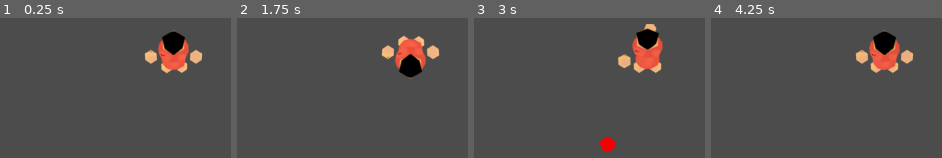
Above: before the commit, frames 1-4 (left to right).
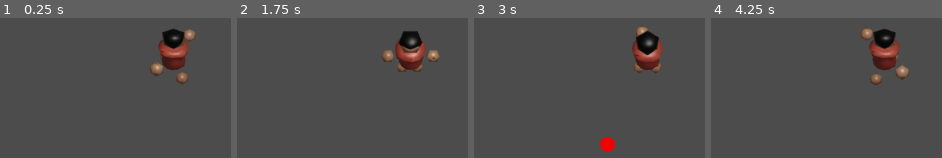
Above: after the commit, the same moments.

Repository: lewyche/Fish-Market-Simulator-2D
Game: Godot game, scene res://Nodes/Player.tscn
Same seed, same stepped clock (60 frames per second), same inputs: the game is played once before the commit and once after it. This scene is started directly instead of the project's main scene.
Inputs (mouse positions are in pixels of both pictures, inside the frame that each line leads up to):
- Up to frame 1 (0.25 s): no input
- Up to frame 2 (1.75 s): tap Enter at 0.5 s; move the mouse to (454, 53) at 0.52 s; hold W (Up) 0.53-1.28 s; right-click (454, 53) at 0.6 s; click (454, 53) at 0.8 s; tap Space at 1.25 s; move the mouse to (250, 76) at 1.27 s; hold S (Down) from 1.28 s (still down); click (250, 76) at 1.35 s; right-click (250, 76) at 1.55 s
- Up to frame 3 (3 s): move the mouse to (668, 46) at 2.02 s; release S (Down) at 2.03 s; hold W (Up) from 2.03 s (still down); right-click (668, 46) at 2.1 s; click (668, 46) at 2.3 s; tap Enter at 2.75 s; move the mouse to (607, 144) at 2.77 s; click (607, 144) at 2.85 s
- Up to frame 4 (4.25 s): keep holding W (Up); right-click (844, 144) at 3.05 s; move the mouse to (outside the picture) at 3.52 s; tap P (open_market) at 3.6 s; click (outside the picture) at 3.8 s

The runs differ from the first frame. In frame 1, 4.6% of the frame differs, in the area x 62-88%, y 7-48%; in frame 2, 4.6%; in frame 3, 3.7%; in frame 4, 4.7%, in the area x 62-88%, y 6-48%.

Commit message:
Complete Player Animations

Diff:
--- a/Assets/Scripts/Player.gd
+++ b/Assets/Scripts/Player.gd
@@ -42,7 +42,7 @@
 
 		if !fishing:
 
-			animation_player.play("Fishing")
+			animation_player.play(direction + "_Fish")
 			Input.set_mouse_mode(Input.MOUSE_MODE_VISIBLE)
 			fishing = true
 
@@ -67,32 +67,24 @@
 		if Input.get_action_strength("Up"):
 
 			input.y = -1
-			direction = "up"
-			$Sprite.rotation_degrees = 0
-			$Sprite.flip_v = false
+			direction = "Up"
 
 		if Input.get_action_strength("Down"):
 
 			input.y = 1
-			direction = "down"
-			$Sprite.rotation_degrees = 0
-			$Sprite.flip_v = true
+			direction = "Down"
 
 		if Input.get_action_strength("Left"):
 
 			input.y = 0
 			input.x = -1
-			direction = "left"
-			$Sprite.rotation_degrees = -90
-			$Sprite.flip_v = false
+			direction = "Left"
 
 		if Input.get_action_strength("Right"):
 
 			input.y = 0
 			input.x = 1
-			direction = "right"
-			$Sprite.rotation_degrees = 90
-			$Sprite.flip_v = false
+			direction = "Right"
 
 		input = input.normalized()
 
@@ -102,13 +94,13 @@
 
 		if velocity != Vector2.ZERO:
 
-			animation_player.play("Walk")
+			animation_player.play(direction + "_Run")
 		else:
-			animation_player.play("Idle")
+			animation_player.play(direction + "_Idle")
 
 		#PUNCH
 		######################################
 
 		if Input.is_action_just_pressed("Punch"):
 
-			animation_player.play("Punch")
+			animation_player.play(direction + "_Punch")
--- a/Nodes/Player.tscn
+++ b/Nodes/Player.tscn
@@ -16,73 +16,274 @@
 [sub_resource type="RectangleShape2D" id=1]
 extents = Vector2( 22.5, 22.3333 )
 
+[sub_resource type="Animation" id=3]
+resource_name = "Down_Fish"
+length = 0.1
+tracks/0/type = "value"
+tracks/0/path = NodePath("Sprite:frame")
+tracks/0/interp = 1
+tracks/0/loop_wrap = true
+tracks/0/imported = false
+tracks/0/enabled = true
+tracks/0/keys = {
+"times": PoolRealArray( 0 ),
+"transitions": PoolRealArray( 1 ),
+"update": 1,
+"values": [ 0 ]
+}
+
+[sub_resource type="Animation" id=4]
+resource_name = "Down_Idle"
+loop = true
+tracks/0/type = "value"
+tracks/0/path = NodePath("Sprite:frame")
+tracks/0/interp = 1
+tracks/0/loop_wrap = true
+tracks/0/imported = false
+tracks/0/enabled = true
+tracks/0/keys = {
+"times": PoolRealArray( 0, 0.4, 0.9 ),
+"transitions": PoolRealArray( 1, 1, 1 ),
+"update": 1,
+"values": [ 1, 2, 1 ]
+}
+
+[sub_resource type="Animation" id=6]
+resource_name = "Down_Punch"
+length = 0.6
+loop = true
+tracks/0/type = "value"
+tracks/0/path = NodePath("Sprite:frame")
+tracks/0/interp = 1
+tracks/0/loop_wrap = true
+tracks/0/imported = false
+tracks/0/enabled = true
+tracks/0/keys = {
+"times": PoolRealArray( 0, 0.2, 0.4 ),
+"transitions": PoolRealArray( 1, 1, 1 ),
+"update": 1,
+"values": [ 2, 3, 4 ]
+}
+
+[sub_resource type="Animation" id=5]
+resource_name = "Down_Run"
+length = 0.6
+loop = true
+tracks/0/type = "value"
+tracks/0/path = NodePath("Sprite:frame")
+tracks/0/interp = 1
+tracks/0/loop_wrap = true
+tracks/0/imported = false
+tracks/0/enabled = true
+tracks/0/keys = {
+"times": PoolRealArray( 0, 0.15, 0.3, 0.45 ),
+"transitions": PoolRealArray( 1, 1, 1, 1 ),
+"update": 1,
+"values": [ 6, 2, 7, 2 ]
+}
+
+[sub_resource type="Animation" id=11]
+resource_name = "Left_Fish"
+length = 0.1
+tracks/0/type = "value"
+tracks/0/path = NodePath("Sprite:frame")
+tracks/0/interp = 1
+tracks/0/loop_wrap = true
+tracks/0/imported = false
+tracks/0/enabled = true
+tracks/0/keys = {
+"times": PoolRealArray( 0 ),
+"transitions": PoolRealArray( 1 ),
+"update": 1,
+"values": [ 18 ]
+}
+
+[sub_resource type="Animation" id=13]
+resource_name = "Left_Idle"
+loop = true
+tracks/0/type = "value"
+tracks/0/path = NodePath("Sprite:frame")
+tracks/0/interp = 1
+tracks/0/loop_wrap = true
+tracks/0/imported = false
+tracks/0/enabled = true
+tracks/0/keys = {
+"times": PoolRealArray( 0, 0.4, 0.9 ),
+"transitions": PoolRealArray( 1, 1, 1 ),
+"update": 1,
+"values": [ 19, 20, 19 ]
+}
+
+[sub_resource type="Animation" id=12]
+resource_name = "Left_Punch"
+length = 0.6
+loop = true
+tracks/0/type = "value"
+tracks/0/path = NodePath("Sprite:frame")
+tracks/0/interp = 1
+tracks/0/loop_wrap = true
+tracks/0/imported = false
+tracks/0/enabled = true
+tracks/0/keys = {
+"times": PoolRealArray( 0, 0.2, 0.4 ),
+"transitions": PoolRealArray( 1, 1, 1 ),
+"update": 1,
+"values": [ 20, 23, 22 ]
+}
+
+[sub_resource type="Animation" id=14]
+resource_name = "Left_Run"
+length = 0.6
+loop = true
+tracks/0/type = "value"
+tracks/0/path = NodePath("Sprite:frame")
+tracks/0/interp = 1
+tracks/0/loop_wrap = true
+tracks/0/imported = false
+tracks/0/enabled = true
+tracks/0/keys = {
+"times": PoolRealArray( 0, 0.15, 0.3, 0.45 ),
+"transitions": PoolRealArray( 1, 1, 1, 1 ),
+"update": 1,
+"values": [ 25, 20, 26, 20 ]
+}
+
+[sub_resource type="Animation" id=9]
+resource_name = "Right_Fish"
+length = 0.1
+loop = true
+tracks/0/type = "value"
+tracks/0/path = NodePath("Sprite:frame")
+tracks/0/interp = 1
+tracks/0/loop_wrap = true
+tracks/0/imported = false
+tracks/0/enabled = true
+tracks/0/keys = {
+"times": PoolRealArray( 0 ),
+"transitions": PoolRealArray( 1 ),
+"update": 1,
+"values": [ 27 ]
+}
+
+[sub_resource type="Animation" id=7]
+resource_name = "Right_Idle"
+loop = true
+tracks/0/type = "value"
+tracks/0/path = NodePath("Sprite:frame")
+tracks/0/interp = 1
+tracks/0/loop_wrap = true
+tracks/0/imported = false
+tracks/0/enabled = true
+tracks/0/keys = {
+"times": PoolRealArray( 0, 0.4, 0.9 ),
+"transitions": PoolRealArray( 1, 1, 1 ),
+"update": 1,
+"values": [ 5, 28, 5 ]
+}
+
+[sub_resource type="Animation" id=10]
+resource_name = "Right_Punch"
+length = 0.6
+loop = true
+tracks/0/type = "value"
+tracks/0/path = NodePath("Sprite:frame")
+tracks/0/interp = 1
+tracks/0/loop_wrap = true
+tracks/0/imported = false
+tracks/0/enabled = true
+tracks/0/keys = {
+"times": PoolRealArray( 0, 0.2, 0.4 ),
+"transitions": PoolRealArray( 1, 1, 1 ),
+"update": 1,
+"values": [ 5, 11, 23 ]
+}
+
+[sub_resource type="Animation" id=8]
+resource_name = "Right_Run"
+length = 0.6
+loop = true
+tracks/0/type = "value"
+tracks/0/path = NodePath("Sprite:frame")
+tracks/0/interp = 1
+tracks/0/loop_wrap = true
+tracks/0/imported = false
+tracks/0/enabled = true
+tracks/0/keys = {
+"times": PoolRealArray( 0, 0.15, 0.3, 0.45 ),
+"transitions": PoolRealArray( 1, 1, 1, 1 ),
+"update": 1,
+"values": [ 29, 5, 30, 5 ]
+}
+
+[sub_resource type="Animation" id=16]
+resource_name = "Up_Fish"
+length = 0.1
+loop = true
+tracks/0/type = "value"
+tracks/0/path = NodePath("Sprite:frame")
+tracks/0/interp = 1
+tracks/0/loop_wrap = true
+tracks/0/imported = false
+tracks/0/enabled = true
+tracks/0/keys = {
+"times": PoolRealArray( 0 ),
+"transitions": PoolRealArray( 1 ),
+"update": 1,
+"values": [ 8 ]
+}
+
+[sub_resource type="Animation" id=15]
+resource_name = "Up_Idle"
+loop = true
+tracks/0/type = "value"
+tracks/0/path = NodePath("Sprite:frame")
+tracks/0/interp = 1
+tracks/0/loop_wrap = true
+tracks/0/imported = false
+tracks/0/enabled = true
+tracks/0/keys = {
+"times": PoolRealArray( 0, 0.4, 0.9 ),
+"transitions": PoolRealArray( 1, 1, 1 ),
+"update": 1,
+"values": [ 9, 10, 9 ]
+}
+
+[sub_resource type="Animation" id=17]
+resource_name = "Up_Punch"
+length = 0.6
+loop = true
+tracks/0/type = "value"
+tracks/0/path = NodePath("Sprite:frame")
+tracks/0/interp = 1
+tracks/0/loop_wrap = true
+tracks/0/imported = false
+tracks/0/enabled = true
+tracks/0/keys = {
+"times": PoolRealArray( 0, 0.2, 0.4 ),
+"transitions": PoolRealArray( 1, 1, 1 ),
+"update": 1,
+"values": [ 9, 12, 13 ]
+}
+
+[sub_resource type="Animation" id=18]
+resource_name = "Up_Run"
+length = 0.6
+loop = true
+tracks/0/type = "value"
+tracks/0/path = NodePath("Sprite:frame")
+tracks/0/interp = 1
+tracks/0/loop_wrap = true
+tracks/0/imported = false
+tracks/0/enabled = true
+tracks/0/keys = {
+"times": PoolRealArray( 0, 0.15, 0.3, 0.45 ),
+"transitions": PoolRealArray( 1, 1, 1, 1 ),
+"update": 1,
+"values": [ 15, 9, 16, 9 ]
+}
+
 [sub_resource type="RectangleShape2D" id=2]
 extents = Vector2( 35.6667, 17 )
-
-[sub_resource type="Animation" id=6]
-resource_name = "Fishing"
-length = 0.1
-tracks/0/type = "value"
-tracks/0/path = NodePath("Sprite:frame")
-tracks/0/interp = 1
-tracks/0/loop_wrap = true
-tracks/0/imported = false
-tracks/0/enabled = true
-tracks/0/keys = {
-"times": PoolRealArray( 0 ),
-"transitions": PoolRealArray( 1 ),
-"update": 1,
-"values": [ 6 ]
-}
-
-[sub_resource type="Animation" id=5]
-resource_name = "Idle"
-loop = true
-tracks/0/type = "value"
-tracks/0/path = NodePath("Sprite:frame")
-tracks/0/interp = 1
-tracks/0/loop_wrap = true
-tracks/0/imported = false
-tracks/0/enabled = true
-tracks/0/keys = {
-"times": PoolRealArray( 0, 0.4, 1 ),
-"transitions": PoolRealArray( 1, 1, 1 ),
-"update": 1,
-"values": [ 3, 2, 3 ]
-}
-
-[sub_resource type="Animation" id=4]
-resource_name = "Punch"
-length = 0.4
-tracks/0/type = "value"
-tracks/0/path = NodePath("Sprite:frame")
-tracks/0/interp = 1
-tracks/0/loop_wrap = true
-tracks/0/imported = false
-tracks/0/enabled = true
-tracks/0/keys = {
-"times": PoolRealArray( 0, 0.1, 0.2, 0.3 ),
-"transitions": PoolRealArray( 1, 1, 1, 1 ),
-"update": 1,
-"values": [ 3, 5, 6, 8 ]
-}
-
-[sub_resource type="Animation" id=3]
-resource_name = "Walk"
-length = 0.5
-loop = true
-tracks/0/type = "value"
-tracks/0/path = NodePath("Sprite:frame")
-tracks/0/interp = 1
-tracks/0/loop_wrap = true
-tracks/0/imported = false
-tracks/0/enabled = true
-tracks/0/keys = {
-"times": PoolRealArray( 0, 0.13, 0.25, 0.35 ),
-"transitions": PoolRealArray( 1, 1, 1, 1 ),
-"update": 1,
-"values": [ 9, 1, 11, 10 ]
-}
 
 [node name="Player" type="KinematicBody2D"]
 z_index = 1
@@ -103,8 +304,27 @@
 [node name="Sprite" type="Sprite" parent="."]
 scale = Vector2( 1.63333, 1.63333 )
 texture = ExtResource( 1 )
-hframes = 13
-frame = 10
+hframes = 6
+vframes = 6
+frame = 15
+
+[node name="AnimationPlayer" type="AnimationPlayer" parent="."]
+anims/Down_Fish = SubResource( 3 )
+anims/Down_Idle = SubResource( 4 )
+anims/Down_Punch = SubResource( 6 )
+anims/Down_Run = SubResource( 5 )
+anims/Left_Fish = SubResource( 11 )
+anims/Left_Idle = SubResource( 13 )
+anims/Left_Punch = SubResource( 12 )
+anims/Left_Run = SubResource( 14 )
+anims/Right_Fish = SubResource( 9 )
+anims/Right_Idle = SubResource( 7 )
+anims/Right_Punch = SubResource( 10 )
+anims/Right_Run = SubResource( 8 )
+anims/Up_Fish = SubResource( 16 )
+anims/Up_Idle = SubResource( 15 )
+anims/Up_Punch = SubResource( 17 )
+anims/Up_Run = SubResource( 18 )
 
 [node name="CollisionShape2D" type="CollisionShape2D" parent="."]
 position = Vector2( 0, 13.5 )
@@ -178,9 +398,3 @@
 item_icon = ExtResource( 6 )
 item_price = 32.0
 item_amount = 0
-
-[node name="AnimationPlayer" type="AnimationPlayer" parent="."]
-anims/Fishing = SubResource( 6 )
-anims/Idle = SubResource( 5 )
-anims/Punch = SubResource( 4 )
-anims/Walk = SubResource( 3 )
Binary file removed: Assets/Textures/Player.png
Binary file changed: Assets/Textures/PlayerSpritesheet.png
Not shown: 1 places in Nodes/Player.tscn that only renumber resources
